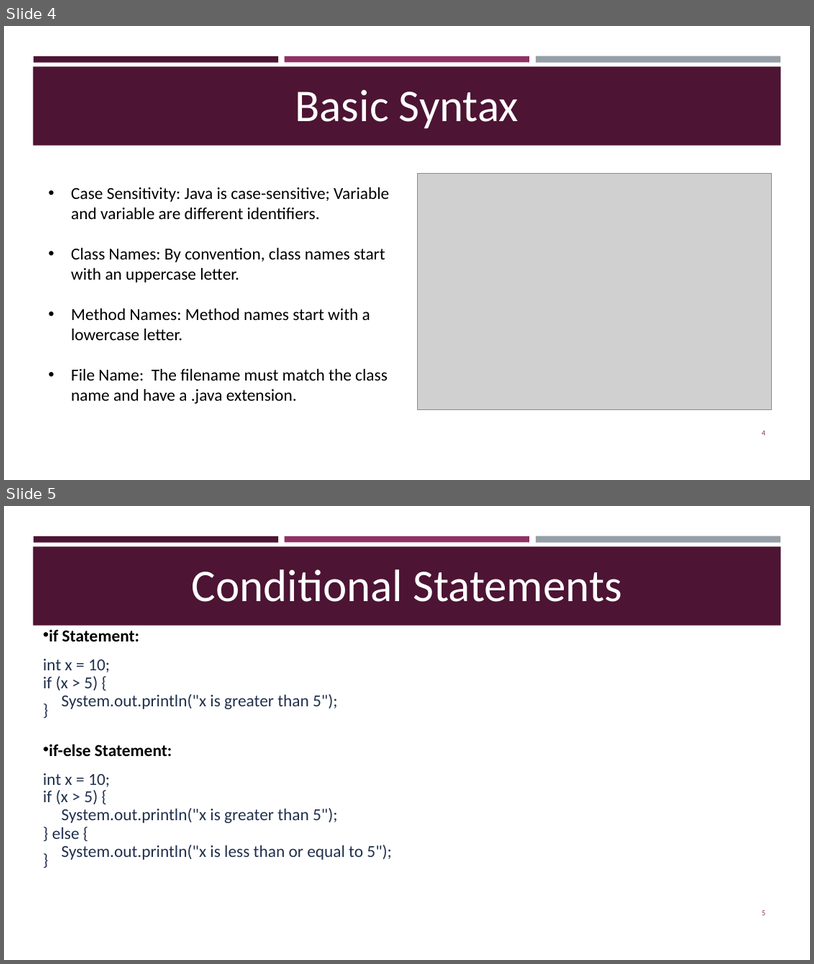
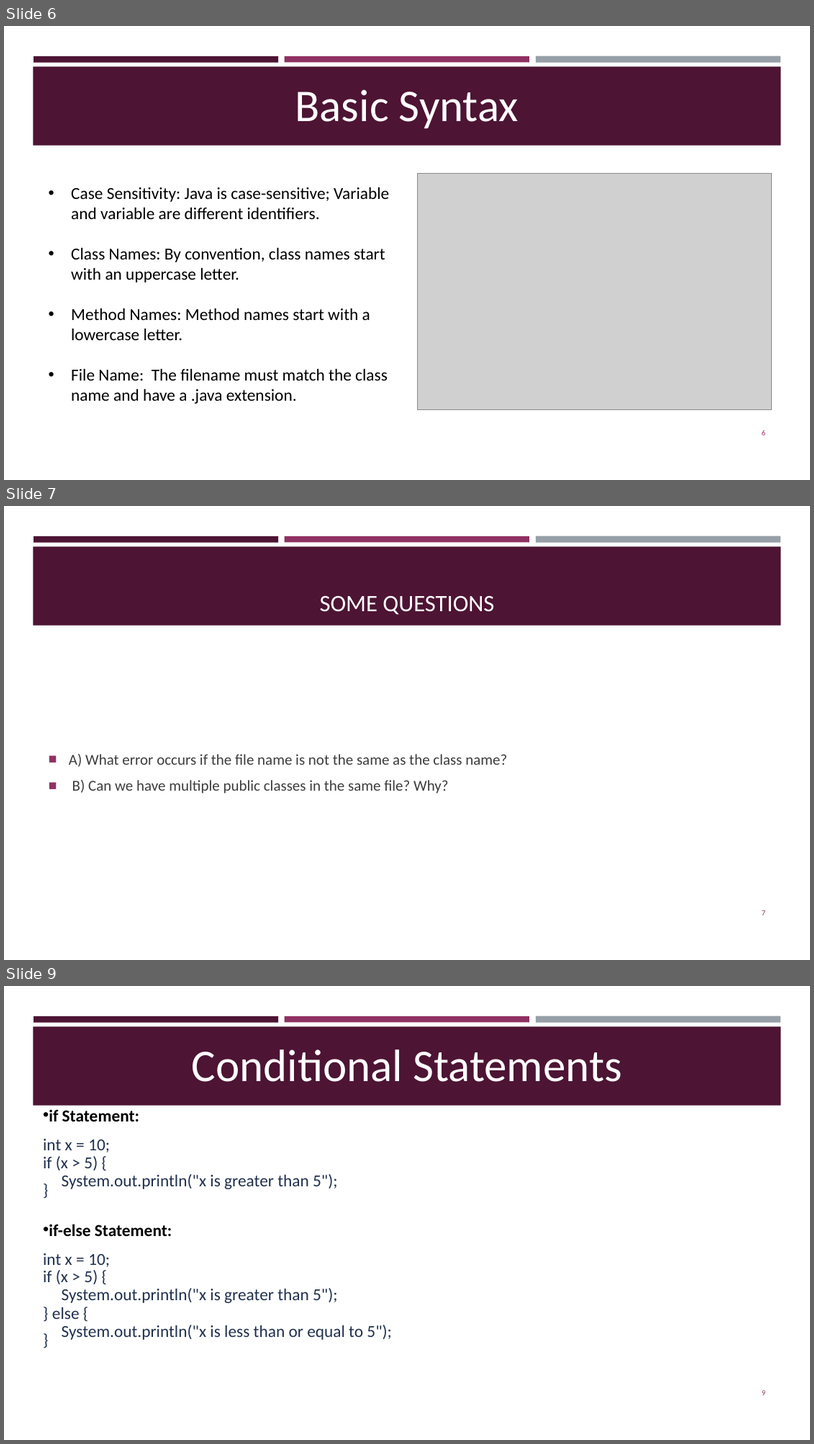
Before and after one commit to AUT-Programming/Java-Programming, a slide deck: Slides/ch1_BasicsAndObjects.pptx. Shown one above the other, each under a label of ours: slides 4 and 5 before the commit, slides 6, 7 and 9 after it; the slides between them are not shown. The pictures are 814x964 and 814x1444 pixels, drawn with LibreOffice and Linux fonts; fonts in the diff are those of the drawing; grey boxes stand for pictures. Boxes give left, top, right and bottom in pixels: in the first picture for what was removed or moved away, otherwise in the second. Text is boxed around its words. In the diff, an @@ line names an element or a change of style, - is before the commit and + after.

```diff
--- a/Slides/ch1_BasicsAndObjects.pptx
+++ b/Slides/ch1_BasicsAndObjects.pptx
@@ slide 7 added at box(4, 506, 810, 960), background #FFFFFF; not listed: 4 template elements that a slide beside it also shows @@
@@ title added at box(320, 595, 494, 615), 28 pt, text #FFFFFF @@
+SOME QUESTIONS
@@ text added at box(69, 754, 507, 793), 18 pt, text #3D3D3D @@
+■ A) What error occurs if the file name is not the same as the class name?
+■ ‌ B) Can we have multiple public classes in the same file? Why?
@@ page number added at box(762, 910, 766, 915), 9 pt, text #903163 @@
+7
@@ what was slide 4 is now slide 6 @@
@@ page number at box(762, 430, 766, 435): text changed @@
-4
+6
@@ what was slide 5 is now slide 9 @@
```
Also in this commit, not shown: 17 other slides added, 3 other files.
